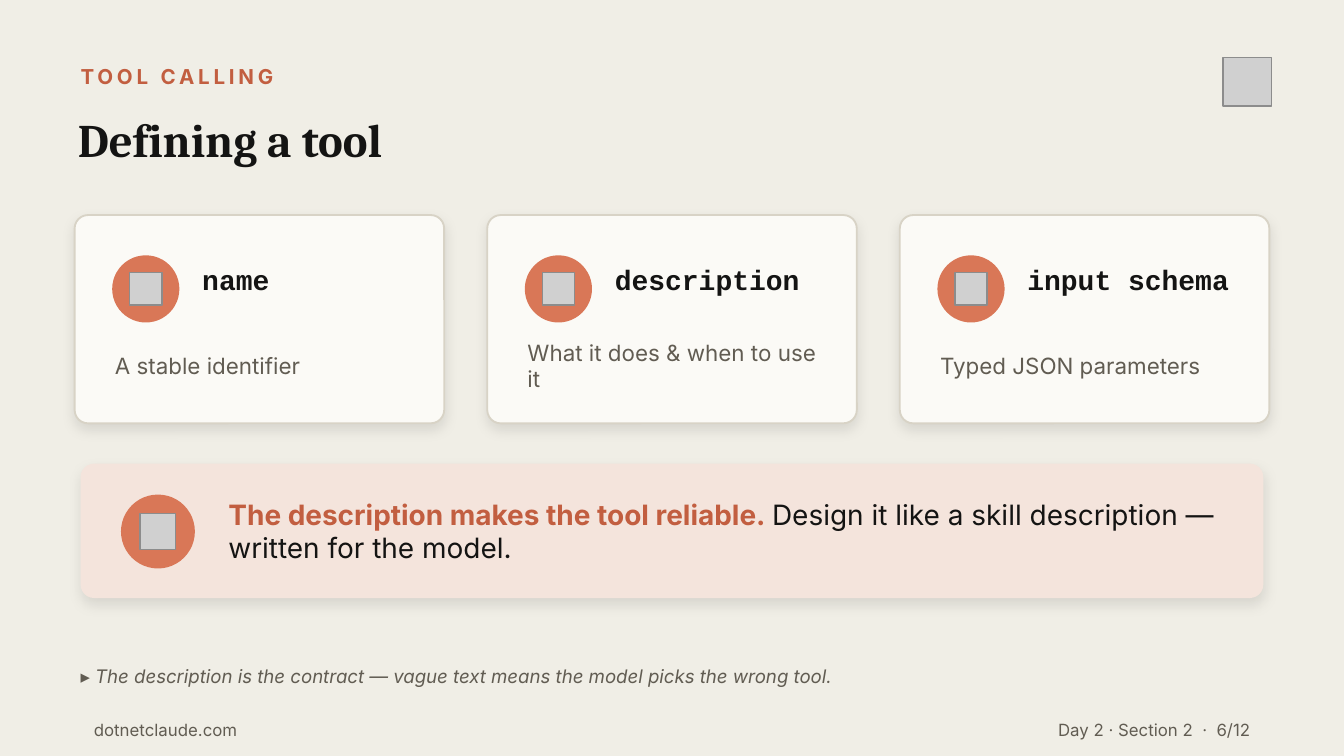
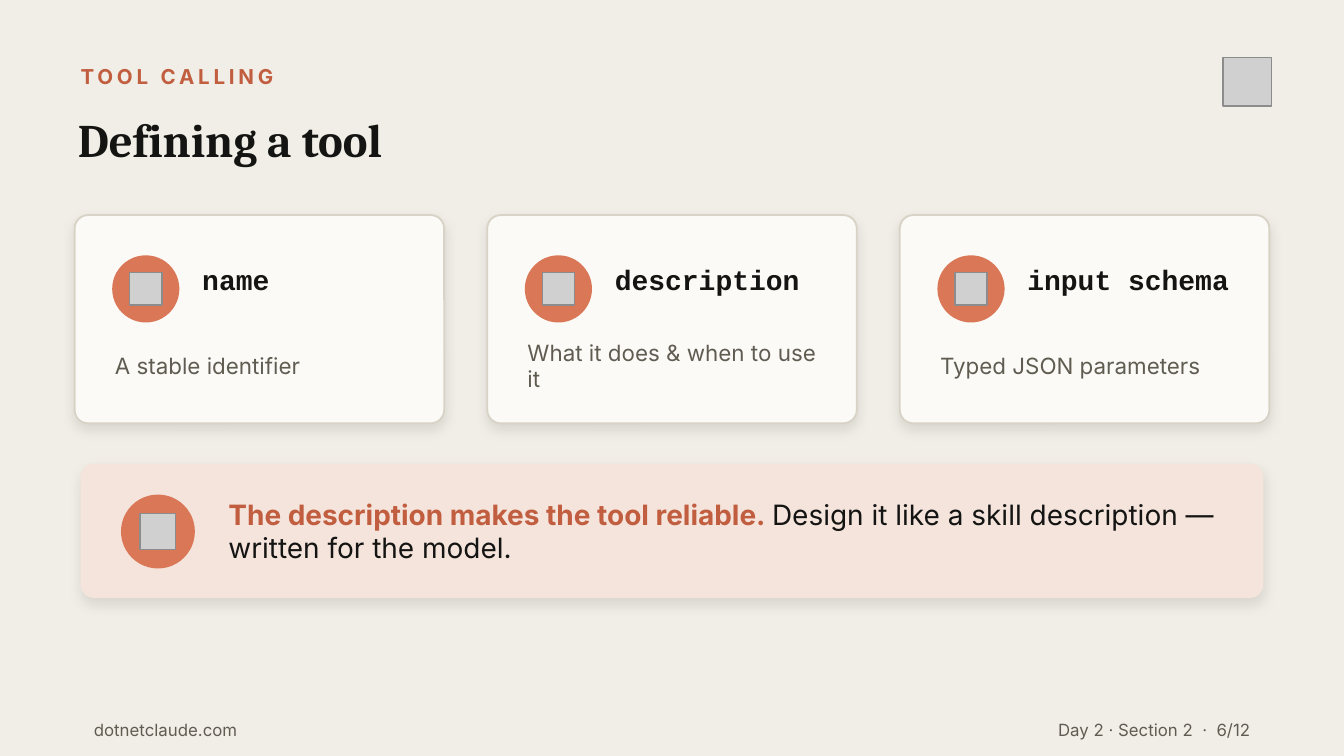
Before and after one commit to cwoodruff/dotnet-claude-workshop-content, a slide deck: slide 6 of decks/Day 2/Day2-Section2-Streaming-Tools-Thinking.pptx. Drawn at 1344x756 pixels with LibreOffice and Linux fonts; fonts in the diff are those of the drawing; grey boxes stand for pictures. Boxes give left, top, right and bottom in pixels: in the first picture for what was removed or moved away, otherwise in the second. Text is boxed around its words. In the diff, an @@ line names an element or a change of style, - is before the commit and + after.

```diff
--- a/decks/Day 2/Day2-Section2-Streaming-Tools-Thinking.pptx
+++ b/decks/Day 2/Day2-Section2-Streaming-Tools-Thinking.pptx
@@ text removed at box(95, 669, 832, 687) @@
-▸ The description is the contract — vague text means the model picks the wrong tool.
```
Also in this commit, not shown: 11 other slides changed, 11 other files.
